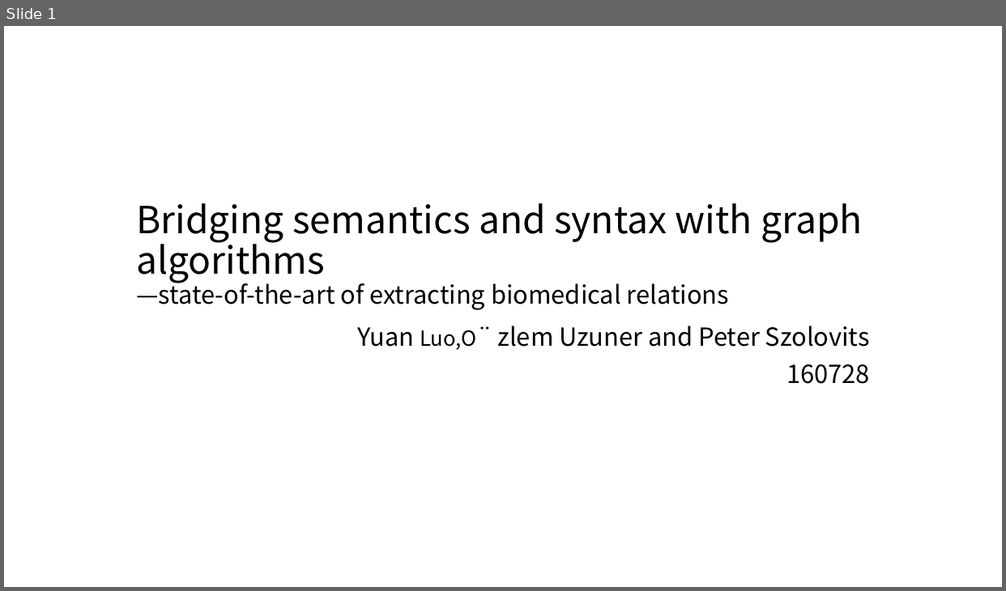
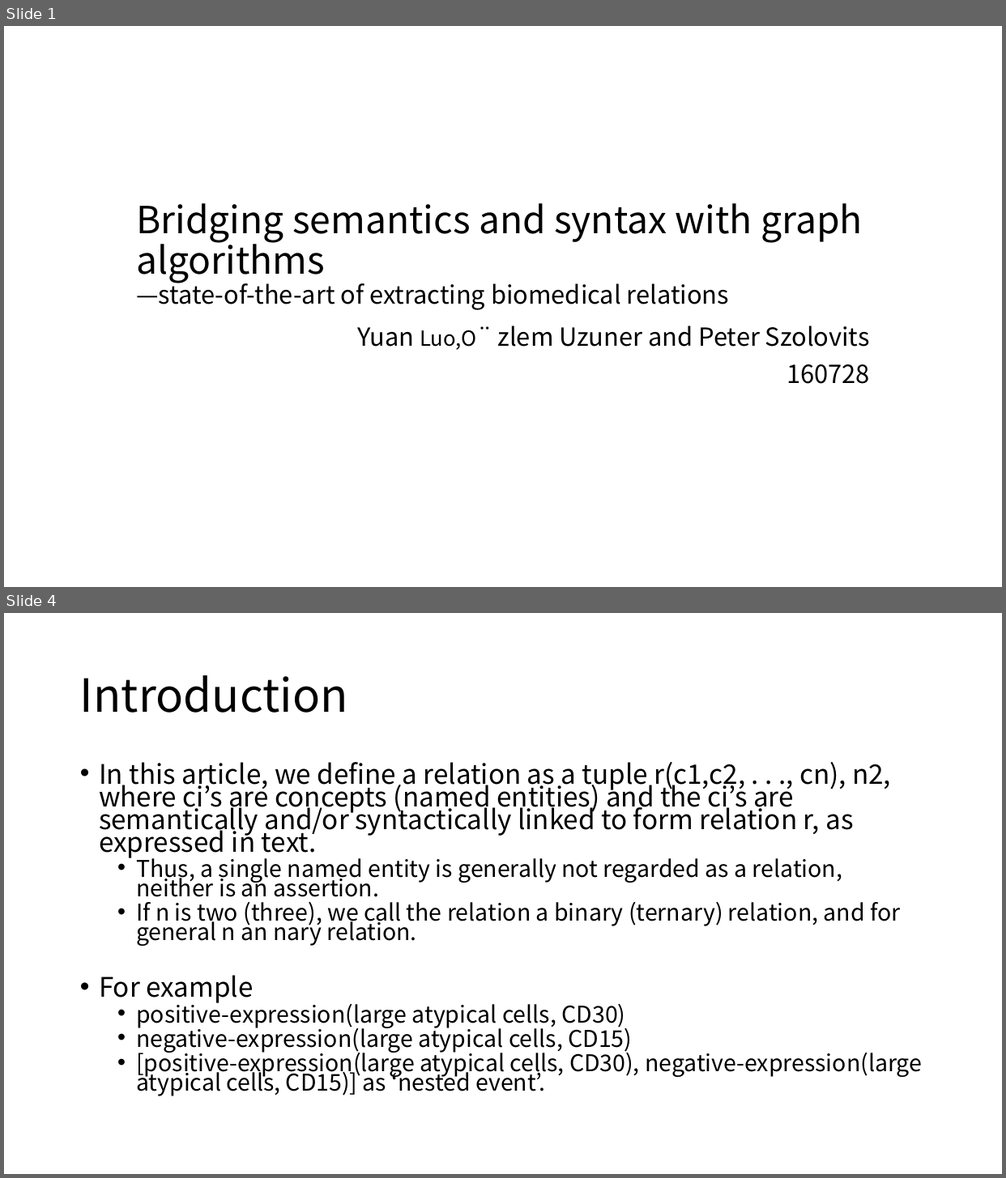
Before and after one commit to moklise/TIL, a slide deck: Review/Brief Bioinform_2016_Luo_Bridging semantics and syntax with graph algorithm/Bridging semantics and syntax with graph.pptx. Shown one above the other, each under a label of ours: slide 1 before the commit, slides 1 and 4 after it; the slides between them are not shown. The pictures are 1006x591 and 1006x1178 pixels, drawn with LibreOffice and Linux fonts; fonts in the diff are those of the drawing. Boxes give left, top, right and bottom in pixels: in the first picture for what was removed or moved away, otherwise in the second. Text is boxed around its words. In the diff, an @@ line names an element or a change of style, - is before the commit and + after.

```diff
--- a/Review/Brief Bioinform_2016_Luo_Bridging semantics and syntax with graph algorithm/Bridging semantics and syntax with graph.pptx
+++ b/Review/Brief Bioinform_2016_Luo_Bridging semantics and syntax with graph algorithm/Bridging semantics and syntax with graph.pptx
@@ slide 4 added at box(4, 613, 1002, 1174), background #FFFFFF @@
@@ title added at box(80, 675, 348, 713), 44 pt, text #000000 @@
+Introduction
@@ text added at box(99, 762, 922, 1097), 22.2 pt, text #000000 @@
+• In this article, we define a relation as a tuple r(c1,c2, . . ., cn), n2, where ci’s are concepts (named entities) and the ci’s are semantically and/or syntactically linked to form relation r, as expressed in text.
+  • Thus, a single named entity is generally not regarded as a relation, neither is an assertion.
+  • If n is two (three), we call the relation a binary (ternary) relation, and for general n an nary relation.
+• For example
+  • positive-expression(large atypical cells, CD30)
+  • negative-expression(large atypical cells, CD15)
+  • [positive-expression(large atypical cells, CD30), negative-expression(large atypical cells, CD15)] as ‘nested event’.
```
Also in this commit, not shown: 15 other slides added, 1 slide removed, 2 other files.
